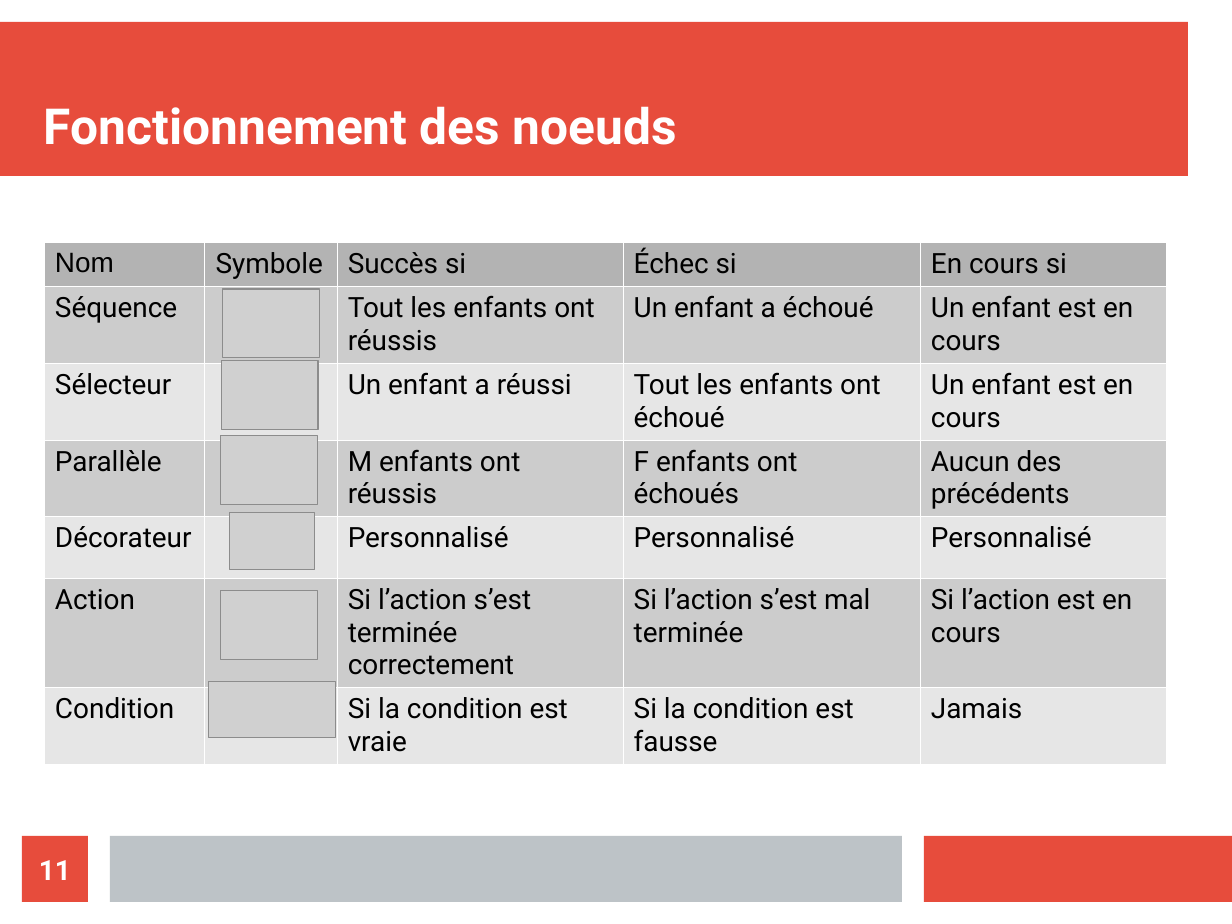
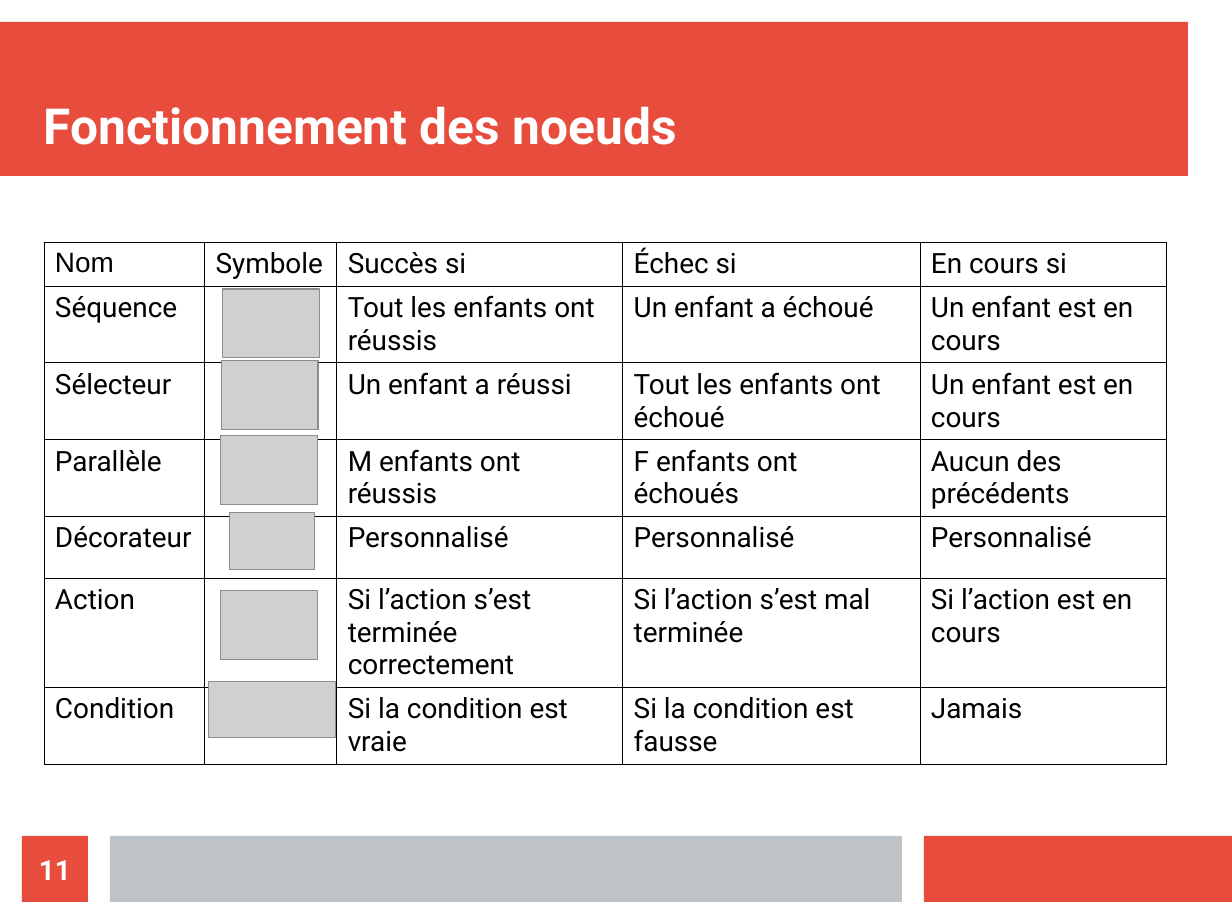
Before and after one commit to ValentinLebouvier/TAL2019, a slide deck: slide 11 of Comptes Rendus/CR.odp. Drawn at 1232x924 pixels with LibreOffice and Linux fonts; fonts in the diff are those of the drawing; grey boxes stand for pictures. Boxes give left, top, right and bottom in pixels: in the first picture for what was removed or moved away, otherwise in the second. Text is boxed around its words. In the diff, an @@ line names an element or a change of style, - is before the commit and + after.

```diff
--- a/Comptes Rendus/CR.odp
+++ b/Comptes Rendus/CR.odp
@@ table at (x1=44, y1=243, x2=1166, y2=756) @@
@@ fill #B3B3B3 to none in row 1 @@
@@ fill #CCCCCC to none in 12 cells @@
@@ fill #E6E6E6 to none in 12 cells @@
@@ borders changed @@
```
Also in this commit, not shown: 2 other slides changed, 3 slides added, 15 other files.
